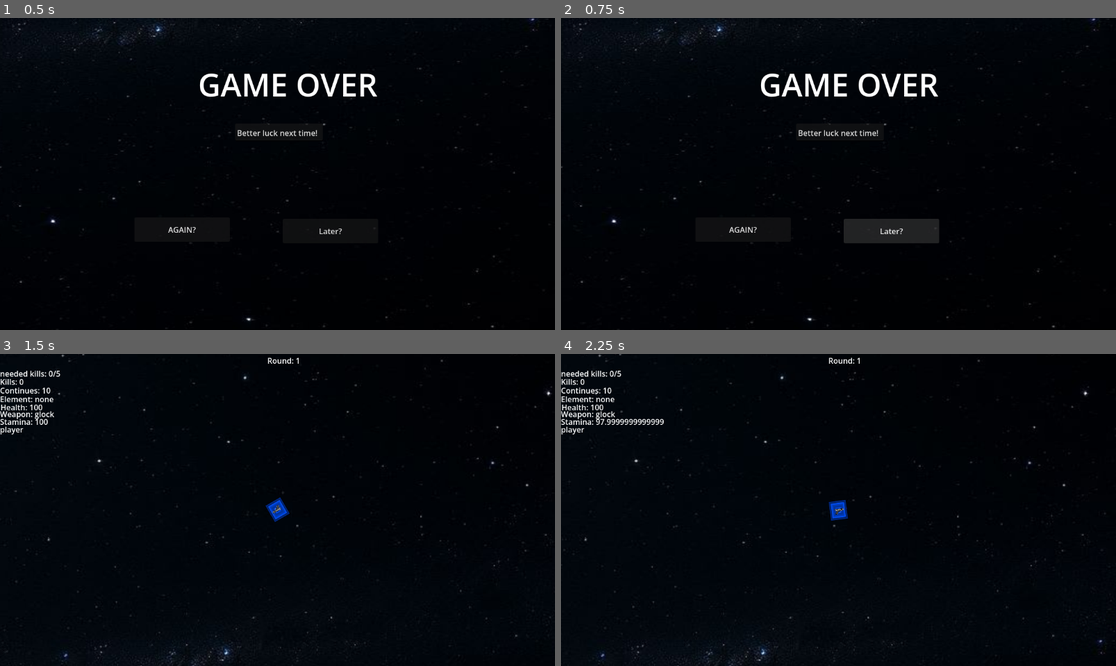
Above: before the commit, frames 1-4 (two rows, left to right).
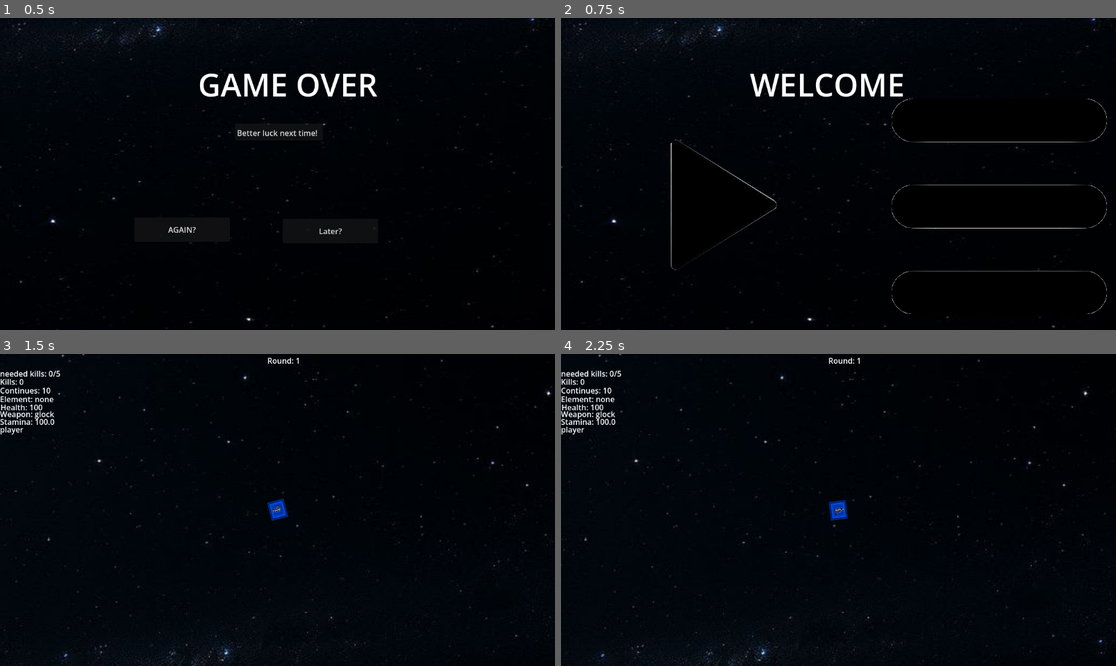
Above: after the commit, the same moments.

Repository: dreaemporer-sketch/menestrate
Game: Godot game, scene res://scenes/end_game.tscn
Same seed, same stepped clock (60 frames per second), same inputs: the game is played once before the commit and once after it. This scene is started directly instead of the project's main scene.
Inputs (mouse positions are in pixels of both pictures, inside the frame that each line leads up to; where the layout moved, square brackets give the same spot in the first picture):
- Up to frame 1 (0.5 s): no input
- Up to frame 2 (0.75 s): click "Later?" at 0.5 s
- Up to frame 3 (1.5 s): click (160, 541) [183, 566] at 1.25 s
- Up to frame 4 (2.25 s): tap Enter at 2 s; move the mouse to (960, 494) at 2.02 s; hold D (move_right) from 2.03 s (still down); tap Z (play) at 2.1 s

Frame 1 is identical in both runs. In frame 2, 3.7% of the frame differs, in the area x 19-99%, y 17-95%; in frame 3, 0.1%; in frame 4, 0.2%.
Error before the commit: Invalid assignment of property or key 'current_round' with value of type 'int' on a base object of type 'Node (global.gd)'. (res://scripts/eng_game.gd:12)

Commit message:
final changes
making sure that there are no errors in my game.

Diff:
--- a/scenes/bullet1.tscn
+++ b/scenes/bullet1.tscn
@@ -42,7 +42,7 @@
 "texture": ExtResource("5_4lo0j")
 }],
 "loop": true,
-"name": &"lightening",
+"name": &"lightning",
 "speed": 5.0
 }, {
 "frames": [{
@@ -75,5 +75,6 @@
 
 [node name="AnimatedSprite2D" type="AnimatedSprite2D" parent="Sprite2D" unique_id=1922919676]
 sprite_frames = SubResource("SpriteFrames_ocrn6")
+animation = &"lightning"
 
 [connection signal="body_entered" from="." to="." method="_on_body_entered"]
--- a/scenes/player.tscn
+++ b/scenes/player.tscn
@@ -53,7 +53,7 @@
 "texture": ExtResource("16_60mlk")
 }],
 "loop": true,
-"name": &"lightening",
+"name": &"lightning",
 "speed": 5.0
 }, {
 "frames": [{
@@ -115,7 +115,7 @@
 
 [node name="AnimatedSprite2D" type="AnimatedSprite2D" parent="player" unique_id=1775309054]
 sprite_frames = SubResource("SpriteFrames_fulsm")
-animation = &"Default"
+animation = &"lightning"
 
 [node name="glock" type="Sprite2D" parent="." unique_id=1926005343]
 position = Vector2(1, 0)
--- a/scripts/admin_console.gd
+++ b/scripts/admin_console.gd
@@ -29,7 +29,7 @@
 		"round":
 			if parts.size() >= 2:
 				player.current_round = int(parts[1])
-				player.enemies_to_kill = player.current_round * 5
+				player.enemies_to_kill = player.current_round * Constant.ENEMY_PER_ROUNDdd
 				player.enemies_killed_this_round = 0
 				player.enemies_spawned_this_round = 0
 				player.boss_spawned = false
--- a/scripts/constant.gd
+++ b/scripts/constant.gd
@@ -38,8 +38,10 @@
 const PLAYER_SPEED = 250
 const CONTINUE_SPEED_LOSS = 10
 const CONTINUE_FIRE_RATE_INCREASE = 0.05
-const STAMINA_DRAIN = 10
-const STAMINA_RECOVERY = 15
+const STAMINA_DRAIN = 2
+const STAMINA_RECOVERY = 2
+const MIN_STAMINA: float=0.0
+const MAX_STAMINA: float= 100
 
 # Enemy
 const DAMAGE_INTERVAL = 3.0
@@ -55,7 +57,11 @@
 const ELEMENT_WIND_COLOR = Color(0.3, 1, 0.5)
 const ELEMENT_NONE_COLOR = Color(1, 1, 1)
 # Boss
-
+const FIRE_ENEMY_UNLOCK_ROUND = 6
+const WIND_ENEMY_UNLOCK_ROUND = 11
+const WATER_ENEMY_UNLOCK_ROUND = 16
+const LIGHTNING_ENEMY_UNLOCK_ROUND = 21
+const EARTH_ENEMY_UNLOCK_ROUND = 26
 const BOSS_ROUND_INTERVAL = 5
 const ROUND_UNLOCK_SHOTGUN = 10
 const ROUND_UNLOCK_MACHINE = 20
--- a/scripts/eng_game.gd
+++ b/scripts/eng_game.gd
@@ -1,5 +1,4 @@
 extends Control
-
 @export var game_scene: PackedScene
 @export var starting_scene: PackedScene
 
@@ -9,5 +8,4 @@
 
 func _on_button_pressed() -> void:
 	if starting_scene:
-		Global.current_round = 1
 		get_tree().change_scene_to_packed(starting_scene)
--- a/scripts/hud.gd
+++ b/scripts/hud.gd
@@ -26,7 +26,7 @@
 	element_label.text = "Element: " + player.current_element
 	round_label.text = "Round: " + str(player.current_round)
 	health_label.text = "Health: " + str(player.health)
-	stamina_label.text = "Stamina: " + str(player.stamina)
+	stamina_label.text = "Stamina: " + str(round(player.stamina))
 	kills_label.text = "Kills: " + str(player.kills)
 	continue_label.text = "Continues: " + str(player.continues_left)
 
--- a/scripts/player.gd
+++ b/scripts/player.gd
@@ -10,6 +10,8 @@
 @onready var animated_sprite = $player/AnimatedSprite2D
 #play time tracker
 var total_playtime = 0.0
+#stamina
+@export var stamina_label: Label
 
 # ENEMIES
 @export var normal_enemy_scene: PackedScene
@@ -76,7 +78,7 @@
 
 # PLAYER STATS
 var health = Constant.STARTING_HEALTH
-var stamina = Constant.STARTING_STAMINA
+var stamina: float = Constant.STARTING_STAMINA
 var continues_left = Constant.STARTING_CONTINUES
 var stamina_drain = Constant.STAMINA_DRAIN
 var stamina_recovery = Constant.STAMINA_RECOVERY
@@ -114,6 +116,7 @@
 	load_game()
 	check_weapon_unlocks()
 	update_weapon()
+	set_element(current_element)
 	current_gun = glock
 
 func _physics_process(delta):
@@ -128,13 +131,10 @@
 			enemy_spawn_timer = 0
 
 	if current_element != Constant.ELEMENT_NONE:
-
 		element_timer -= delta
-
 		if element_timer <= 0:
-
 			current_element = Constant.ELEMENT_NONE
-			$player/AnimatedSprite2D.play("Default")
+			animated_sprite.play("Default")
 	if current_round % Constant.BOSS_ROUND_INTERVAL ==0:
 		if not boss_spawned:
 			spawn_boss()
@@ -169,16 +169,18 @@
 #==================
 #stamina
 #==================
-	if direction.length() >0:
-		stamina -= stamina_drain*delta
-		if stamina <=0:
-			stamina = 0
+	if direction.length() > Constant.MIN_STAMINA:
+		stamina -= stamina_drain * delta
+		stamina = max(stamina,Constant.MIN_STAMINA)
+		if int(stamina) <=Constant.MIN_STAMINA:
 			can_shoot = false
 	else:
-		stamina +=stamina_recovery * delta
-		if stamina >= Constant.STARTING_STAMINA:
-			stamina = Constant.STARTING_STAMINA
+		stamina += stamina_recovery * delta
+		stamina = clamp(stamina, Constant.MIN_STAMINA,Constant.MAX_STAMINA)
+		if int(stamina) >= Constant.STARTING_STAMINA:
 			can_shoot = true
+	if stamina_label:
+		stamina_label.text = str(round(stamina))
 	# LOOK AT MOUSE
 
 	look_at(get_global_mouse_position())
@@ -435,18 +437,12 @@
 
 func game_over():
 
-	DirAccess.remove_absolute(
-		"user://save.save"
-	)
-
-	get_tree().change_scene_to_file(
-		"res://menu.tscn"
-	)
+	DirAccess.remove_absolute("user://save.save")
+	call_deferred("_go_to_end_game")
+func _go_to_end_game():
 	get_tree().change_scene_to_file(
 		"res://scenes/end_game.tscn"
 		)
-
-
 # =========================
 # SAVE SYSTEM
 # =========================
@@ -538,6 +534,16 @@
 	boss_spawned = false
 	orb_spawned_this_round = false
 	check_weapon_unlocks()
+	if current_round == Constant.FIRE_ENEMY_UNLOCK_ROUND:
+		fire_unlocked = true
+	if current_round == Constant.WIND_ENEMY_UNLOCK_ROUND:
+		wind_unlocked = true
+	if current_round == Constant.EARTH_ENEMY_UNLOCK_ROUND:
+		earth_unlocked = true
+	if current_round == Constant.WATER_ENEMY_UNLOCK_ROUND:
+		water_unlocked = true
+	if current_round == Constant.LIGHTNING_ENEMY_UNLOCK_ROUND:
+		lightning_unlocked = true
 func check_weapon_unlocks():
 	var target_weapon = Constant.WEAPON_GLOCK
 	if current_round >= Constant.ROUND_UNLOCK_MACHINE:
--- a/scripts/restart.gd
+++ b/scripts/restart.gd
@@ -1,8 +1,8 @@
 extends Node
 
 func _process(delta):
-	if Input.is_key_pressed(KEY_SHIFT) and Input.is_action_just_pressed("restart"):
+	if Input.is_action_just_pressed("restart_round"):
+		get_tree().reload_current_scene()
+	elif Input.is_action_just_pressed("restart"):
 		DirAccess.remove_absolute("user://save.save")
 		get_tree().change_scene_to_file("res://scenes/game.tscn")
-	elif Input.is_action_just_pressed("restart_round"):
-		get_tree().reload_current_scene()
